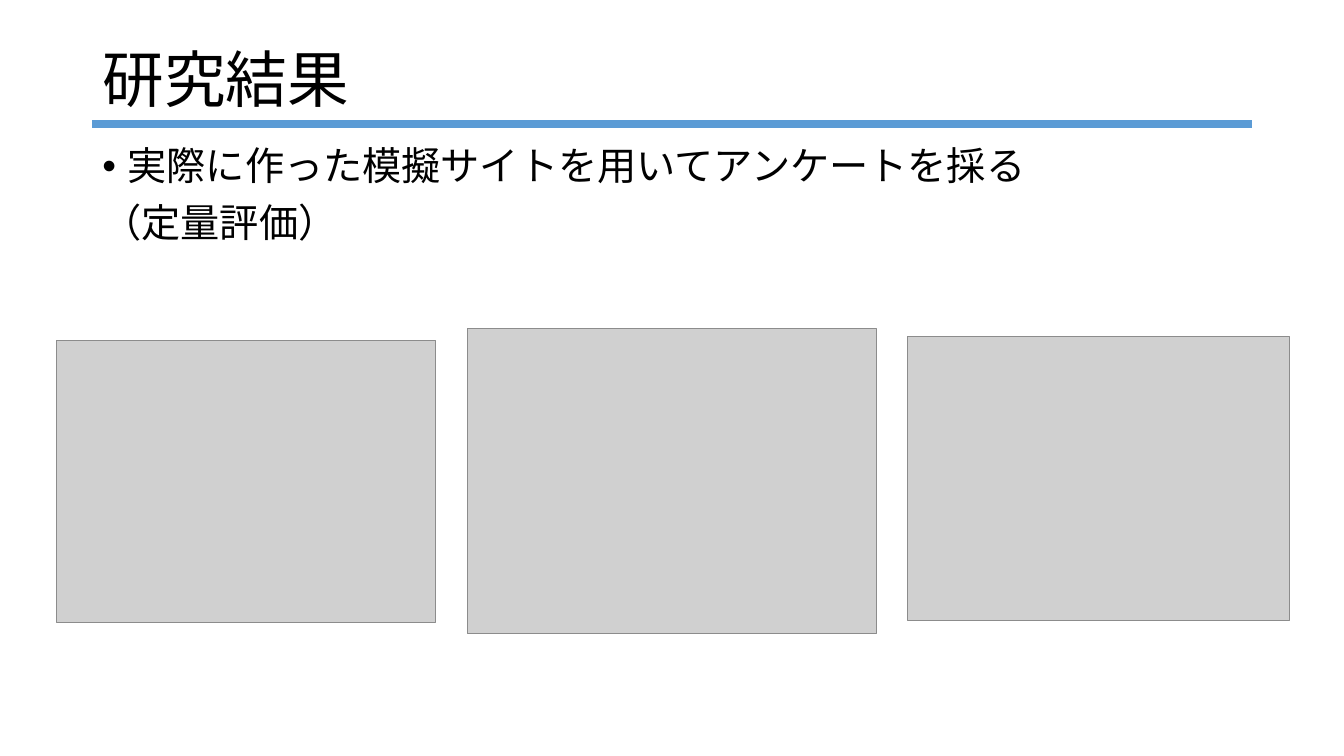
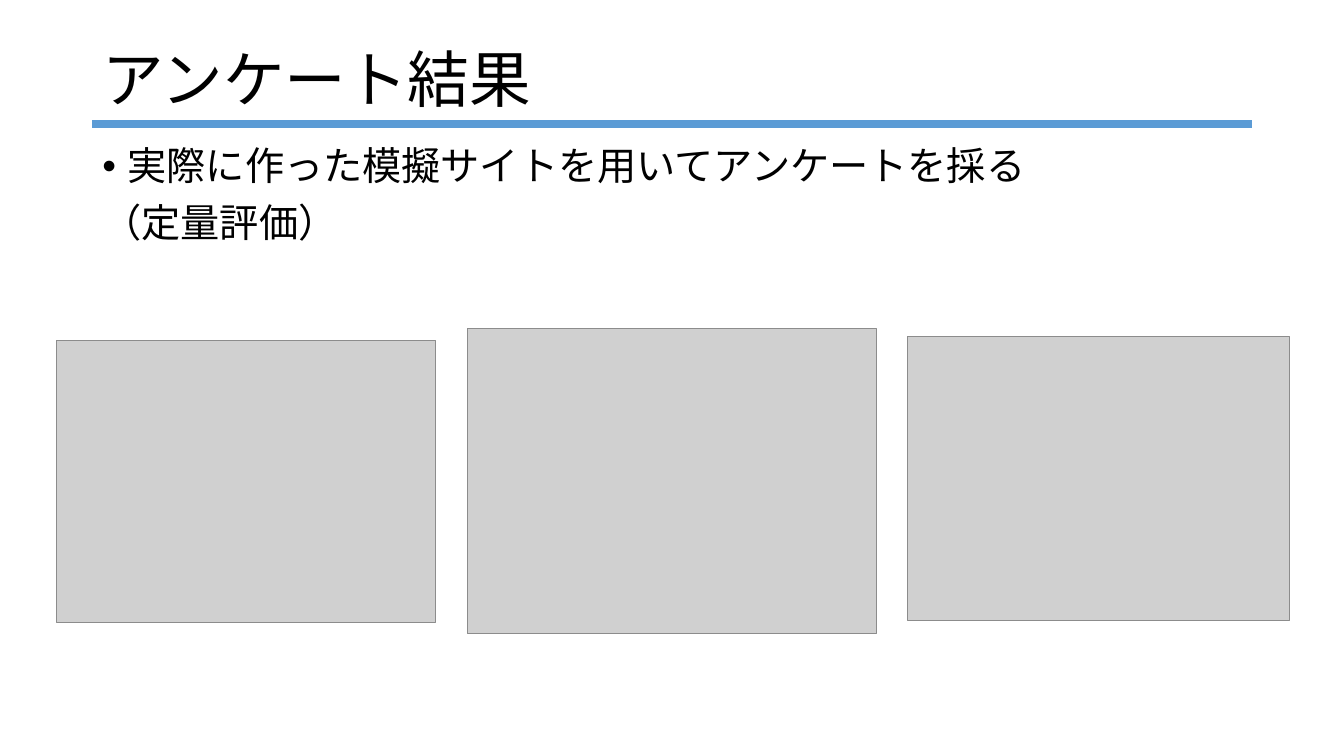
Before and after one commit to R4HB02-teamR/-R, a slide deck: slide 19 of progress/樫本/2022_0203クラス内発表.pptx (slide 16 before the commit). Drawn at 1344x756 pixels with LibreOffice and Linux fonts; fonts in the diff are those of the drawing; grey boxes stand for pictures. Boxes give left, top, right and bottom in pixels: in the first picture for what was removed or moved away, otherwise in the second. Text is boxed around its words. In the diff, an @@ line names an element or a change of style, - is before the commit and + after.

```diff
--- a/progress/樫本/2022_0203クラス内発表.pptx
+++ b/progress/樫本/2022_0203クラス内発表.pptx
@@ text at bbox=[102, 50, 531, 107]: text changed @@
-研究結果
+アンケート結果
```
Also in this commit, not shown: 10 other slides changed, 10 slides added, 2 slides removed, 1 other file.
